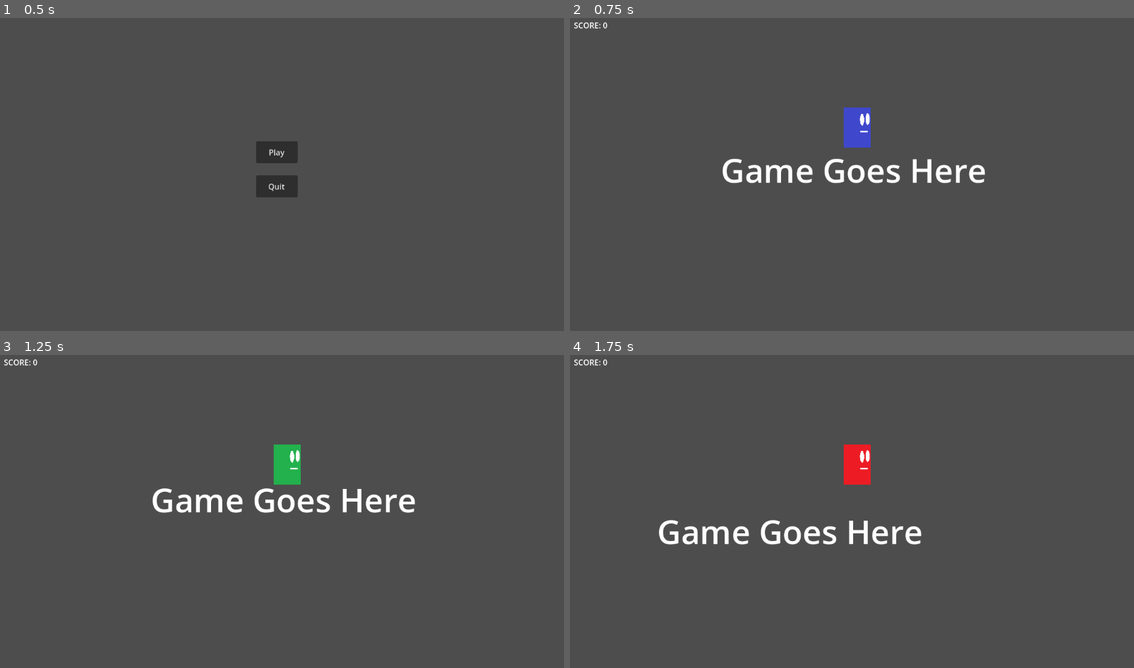
Above: before the commit, frames 1-4 (two rows, left to right).
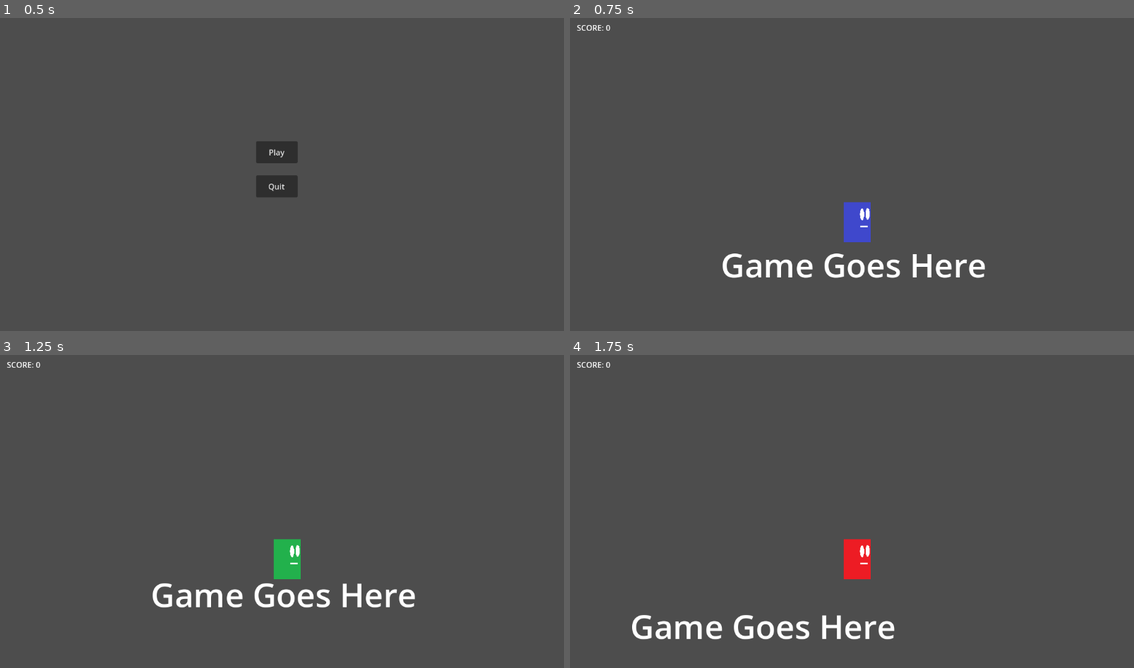
Above: after the commit, the same moments.

Repository: red-star-fighter/Test-Game-Project-2
Game: Godot game, scene res://Main Menu.tscn
Same seed, same stepped clock (60 frames per second), same inputs: the game is played once before the commit and once after it.
Inputs:
- Up to frame 1 (0.5 s): no input
- Up to frame 2 (0.75 s): click "Play" at 0.5 s
- Up to frame 3 (1.25 s): no input
- Up to frame 4 (1.75 s): tap Enter at 1.25 s; hold D (moveRight) from 1.28 s (still down); tap Shift (shift) at 1.35 s; tap Space (jump) at 1.52 s

Frame 1 is identical in both runs. In frame 2, 4.0% of the frame differs, in the area x 0-74%, y 1-84%; in frame 3, 4.0%, in the area x 0-74%, y 1-81%; in frame 4, 4.0%.

Commit message:
Fixed asymmetrical movement

Diff:
--- a/Player/Player.gd
+++ b/Player/Player.gd
@@ -48,7 +48,7 @@
 			anim.play("Run")
 		if velocity.y > 0:
 			anim.play("Fall")
-	elif direction and velocity.x < abs(SPEED):
+	elif direction and velocity.x <= abs(SPEED):
 		velocity.x = direction * SPEED
 		if velocity.y == 0:
 			anim.play("Run")
--- a/Player/Player.tscn
+++ b/Player/Player.tscn
@@ -1,11 +1,10 @@
-[gd_scene load_steps=18 format=3 uid="uid://cdj1dk2txixxl"]
+[gd_scene load_steps=17 format=3 uid="uid://cdj1dk2txixxl"]
 
 [ext_resource type="Script" path="res://Player/Player.gd" id="1_yg2wf"]
 [ext_resource type="Texture2D" uid="uid://b1e252ki55kup" path="res://Player/Player sheet 4.png" id="2_2gmu1"]
 [ext_resource type="Texture2D" uid="uid://djule0hnqeyv5" path="res://Player/Player sheet 3.png" id="2_v6jed"]
 [ext_resource type="Texture2D" uid="uid://csq1xbunt017i" path="res://Player/Player sheet 2.png" id="3_mj4rd"]
 [ext_resource type="Texture2D" uid="uid://clrklelx272t8" path="res://Player/Player sheet.png" id="4_qfbag"]
-[ext_resource type="Script" path="res://Player/Label.gd" id="7_yn208"]
 
 [sub_resource type="RectangleShape2D" id="RectangleShape2D_ugk81"]
 size = Vector2(55, 82)
@@ -199,18 +198,18 @@
 animation = &"Fall"
 
 [node name="Camera2D" type="Camera2D" parent="."]
-position = Vector2(0, 194)
 offset = Vector2(0, -140)
-
-[node name="Score" type="Label" parent="Camera2D"]
-offset_left = -568.0
-offset_top = -455.0
-offset_right = -383.0
-offset_bottom = -358.0
-text = "SCORE: 0"
-script = ExtResource("7_yn208")
 
 [node name="AnimationPlayer" type="AnimationPlayer" parent="."]
 libraries = {
 "": SubResource("AnimationLibrary_6q4ge")
 }
+
+[node name="AnimationTree" type="AnimationTree" parent="."]
+
+[node name="Score" type="Label" parent="."]
+offset_left = -562.0
+offset_top = -450.0
+offset_right = -377.0
+offset_bottom = -353.0
+text = "SCORE: 0"
